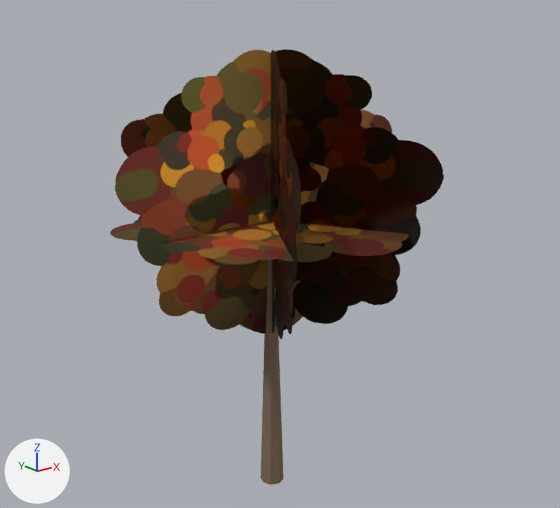
A saved change to the glTF model content/props/tree/broadleaf_s_autumn.glb.
One viewpoint serves both versions: a 50 mm lens placed at (-5.75, -7.37, 6.17), pointed at (0.13, -0.01, 3.23). The lights are fixed; the arrows at lower left show +X, +Y and +Z. The first picture is the older version. Vertices at exactly the same position are counted once.

Names of what the first picture shows: 'broadleaf_s_autumn'.
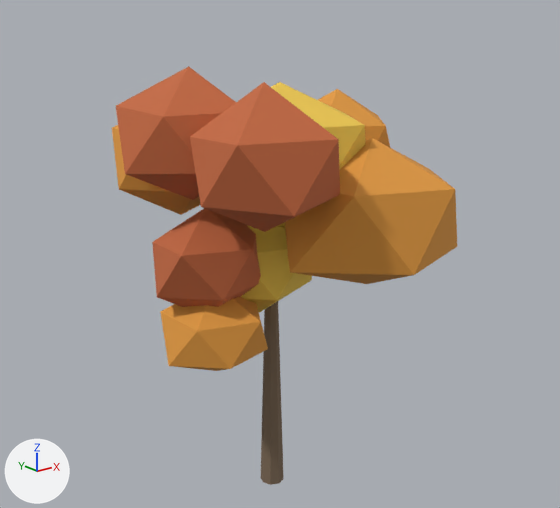
Pixel boxes (x1, y1, x2, y2) of what changed, in the pictures (560 x 508 px):
'broadleaf_s_autumn', reshaped
    before: (110, 49, 444, 485)
    after: (112, 66, 457, 485)
part 1 of me_broadleaf_s_autumn, built on
    before: (110, 49, 444, 339)
    after: (112, 66, 457, 371)

Patch to the scene script:
```diff
--- a/content/props/tree/broadleaf_s_autumn.glb.py
+++ b/content/props/tree/broadleaf_s_autumn.glb.py
@@ mat_tree_autumn_c @@
+mat_tree_autumn_c = principled_material('tree_autumn_c')
+mat_tree_autumn_c.base_color = (0.55, 0.14, 0.05)  # orange #c4693f
+mat_tree_autumn_c.roughness = 0.9
@@ mat_tree_autumn_a @@
+mat_tree_autumn_a = principled_material('tree_autumn_a')
+mat_tree_autumn_a.base_color = (0.75, 0.32, 0.05)  # orange #e1993f
+mat_tree_autumn_a.roughness = 0.9
@@ mat_tree_autumn_b @@
+mat_tree_autumn_b = principled_material('tree_autumn_b')
+mat_tree_autumn_b.base_color = (0.85, 0.58, 0.08)  # yellow #edc850
+mat_tree_autumn_b.roughness = 0.9
@@ me_broadleaf_s_autumn @@
 # used by ob_broadleaf_s_autumn; location = (0.0, 0.0, 0.0)
-me_broadleaf_s_autumn.from_pydata(...)  # 32 vertices, 30 faces; spans x -2.5..2.5, y -2.25..2.25, z 0.0..6.0
+me_broadleaf_s_autumn.from_pydata(...)  # 148 vertices, 238 faces; spans x -1.91..2.03, y -2.14..1.71, z 0.0..5.59
+# me_broadleaf_s_autumn part 1
+# 16 vertices are removed from x -2.5..2.5, y -2.25..2.25, z 1.8..6.0
+# 8 faces are deleted
+# 4 vertices in x -0.06..0.06, y -0.06..0.06, z 3.3 move by (0.0, 0.0, 0.12)
+# 4 vertices move from x -0.04..0.04, y -0.04..0.04, z 3.3 to x -0.05..0.05, y -0.05..0.05, z 3.42
+# 132 vertices are added at x -1.91..2.03, y -2.14..1.71, z 2.02..5.59
+# 16 new faces join them, mat_tree_bark (brown #7c6955)
+# 80 new faces join them, mat_tree_autumn_a (orange #e1993f)
+# 60 new faces join them, mat_tree_autumn_b (yellow #edc850)
+# 60 new faces join them, mat_tree_autumn_c (orange #c4693f)
 me_broadleaf_s_autumn.materials.append(mat_tree_bark)
-me_broadleaf_s_autumn.materials.append(mat_tree_foliage_round_autumn)
+me_broadleaf_s_autumn.materials.append(mat_tree_autumn_a)  # orange #e1993f
+me_broadleaf_s_autumn.materials.append(mat_tree_autumn_b)  # yellow #edc850
+me_broadleaf_s_autumn.materials.append(mat_tree_autumn_c)  # orange #c4693f
```
